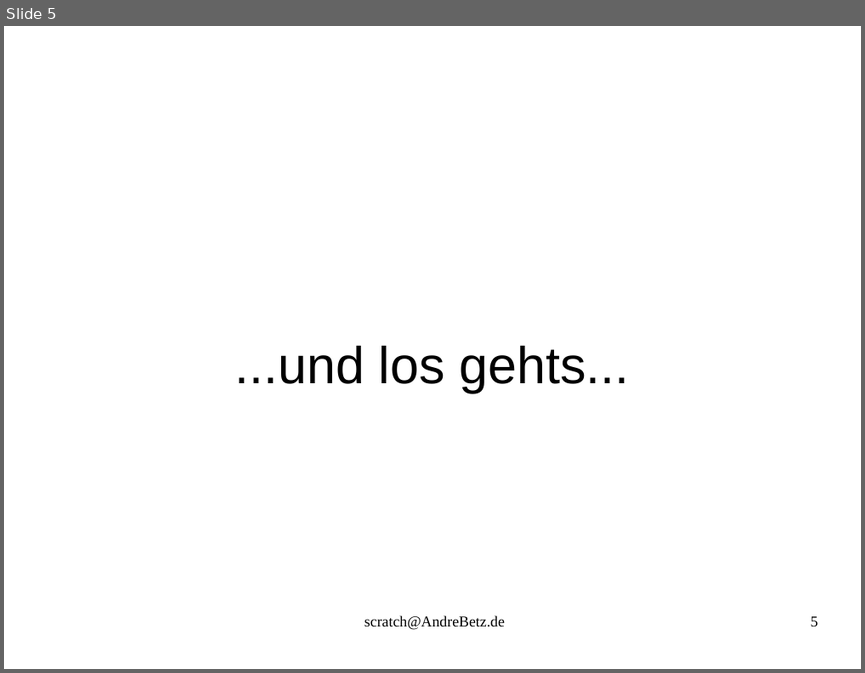
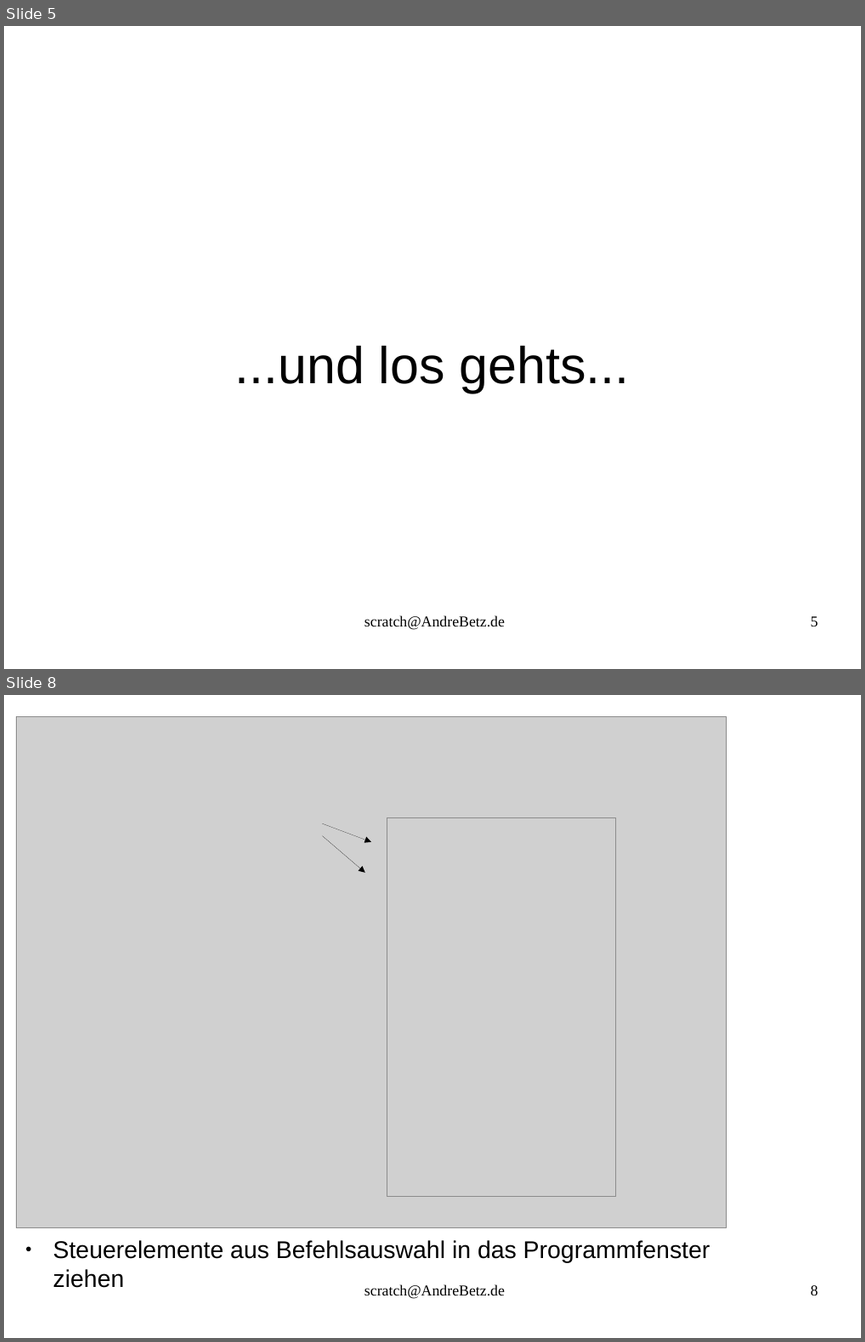
Before and after one commit to sky4walk/documents, a slide deck: ProgrammierkursScratchSpiel.odp. Shown one above the other, each under a label of ours: slide 5 before the commit, slides 5 and 8 after it; the slides between them are not shown. The pictures are 865x673 and 865x1342 pixels, drawn with LibreOffice and Linux fonts; fonts in the diff are those of the drawing; grey boxes stand for pictures. Boxes give left, top, right and bottom in pixels: in the first picture for what was removed or moved away, otherwise in the second. Text is boxed around its words. In the diff, an @@ line names an element or a change of style, - is before the commit and + after.

```diff
--- a/ProgrammierkursScratchSpiel.odp
+++ b/ProgrammierkursScratchSpiel.odp
@@ slide 8 added at [4,695,861,1338], background #FFFFFF @@
@@ picture added at [17,717,727,1228] @@
@@ picture added at [386,817,616,1196] @@
@@ arrow added from (322, 823) to (371, 842), #000000 0 pt @@
@@ arrow added from (322, 836) to (365, 873), #000000 0 pt @@
@@ text added at [53,1240,710,1287], 22.4 pt, text #000000 @@
+● Steuerelemente aus Befehlsauswahl in das Programmfenster ziehen
@@ text added at [364,1284,505,1299], 14 pt, text #000000 @@
+scratch@AndreBetz.de
@@ page number added at [811,1285,818,1295], 14 pt, text #000000 @@
+8
```
Also in this commit, not shown: 1 slide changed, 2 other slides added.
